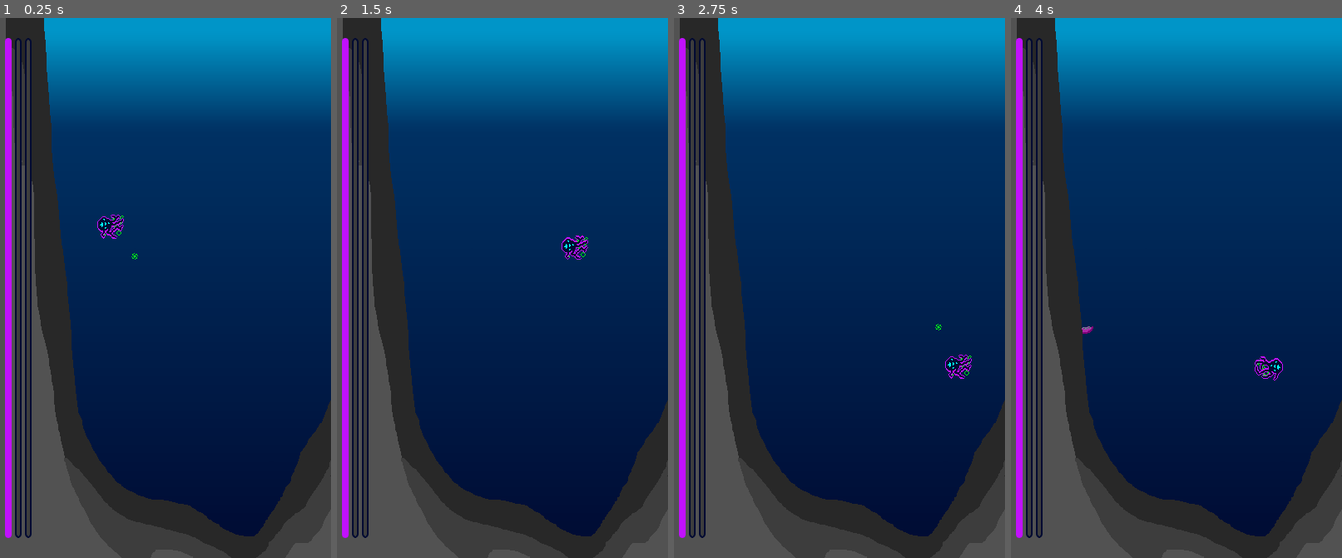
Above: before the commit, frames 1-4 (left to right).
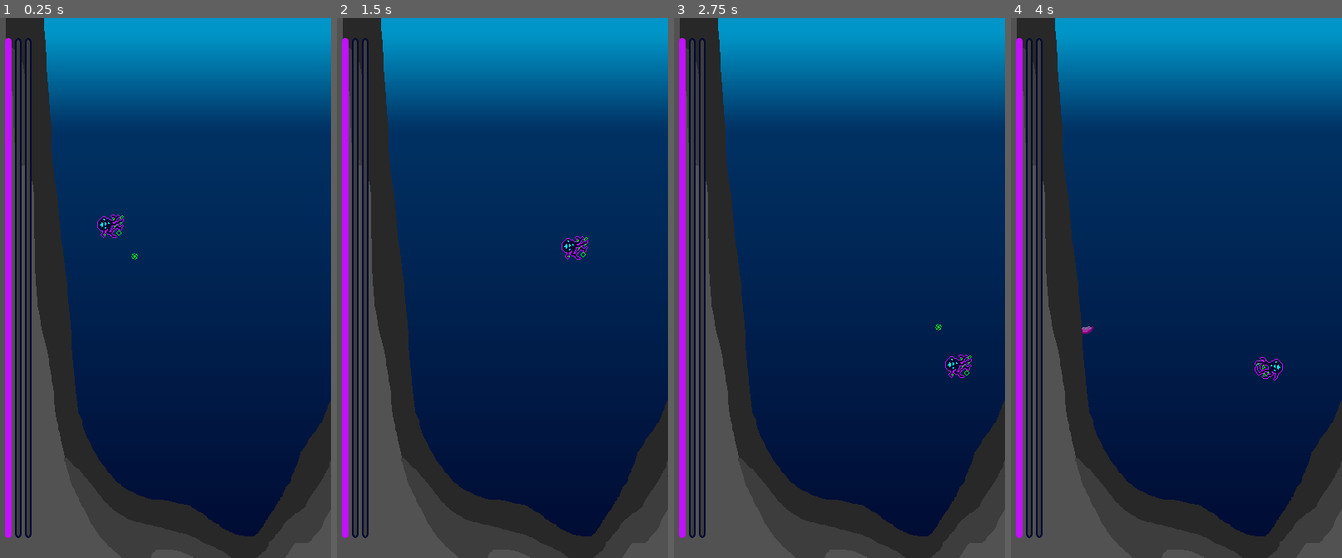
Above: after the commit, the same moments.

Repository: the-alex-g/LD57
Game: Godot game, scene res://world/world.tscn
Same seed, same stepped clock (60 frames per second), same inputs: the game is played once before the commit and once after it. The engine's default icon, where the game draws it, is replaced by a stand-in: a white triangle on a blue panel in a dark square.
Inputs (mouse positions are in pixels of both pictures, inside the frame that each line leads up to):
- Up to frame 1 (0.25 s): no input
- Up to frame 2 (1.5 s): move the mouse to (575, 261) at 0.52 s; hold D (right) 0.53-1.28 s; click (575, 261) at 0.77 s; move the mouse to (436, 315) at 1.27 s; hold S (down) from 1.28 s (still down)
- Up to frame 3 (2.75 s): click (773, 315) at 1.52 s; move the mouse to (872, 169) at 2.02 s; release S (down) at 2.03 s; hold D (right) from 2.03 s (still down)
- Up to frame 4 (4 s): move the mouse to (1159, 396) at 2.77 s; release D (right) at 2.78 s; hold W (up) 2.78-3.53 s; click (1159, 396) at 3.02 s; move the mouse to (1275, 369) at 3.52 s; hold A (left) from 3.53 s (still down); click (1275, 369) at 3.77 s

The runs differ from the first frame. In frame 1, less than 0.1% of the frame differs, in the area x 29-38%, y 36-41%; in frame 2, less than 0.1%, in the area x 68-76%, y 40-45%; in frame 3, less than 0.1%; in frame 4, less than 0.1%.

Commit message:
Refine outline shader

Diff:
--- a/project/player/outline.gdshader
+++ b/project/player/outline.gdshader
@@ -4,25 +4,19 @@
 
 bool check_pixel(vec2 position, sampler2D txtr) {
 	vec4 color_at_position = texture(txtr, position);
-	if (
-		position.x > 1.0 || position.x < 0.0 ||
-		position.y < 0.0 || position.y > 1.0
-	) {
-		return false;
-	} else {
-		return color_at_position.a > 0.9 && length(color_at_position.rgb) < 0.5;
-	}
+	return color_at_position.a > 0.9 && length(color_at_position.rgb) < 0.5;
 }
 
 void fragment() {
-	float pixel_size = TEXTURE_PIXEL_SIZE.x;
+	vec2 pixel_x = vec2(TEXTURE_PIXEL_SIZE.x, 0.0);
+	vec2 pixel_y = vec2(0.0, TEXTURE_PIXEL_SIZE.y);
 
 	if (COLOR.a < 0.1) {
 		if (
-			check_pixel(UV + vec2(pixel_size, 0.0), TEXTURE) ||
-			check_pixel(UV + vec2(-pixel_size, 0.0), TEXTURE) ||
-			check_pixel(UV + vec2(0.0, pixel_size), TEXTURE) ||
-			check_pixel(UV + vec2(0.0, -pixel_size), TEXTURE)
+			check_pixel(UV + pixel_x, TEXTURE) ||
+			check_pixel(UV - pixel_x, TEXTURE) ||
+			check_pixel(UV + pixel_y, TEXTURE) ||
+			check_pixel(UV - pixel_y, TEXTURE)
 		) {
 			COLOR = outline_color;
 		}
